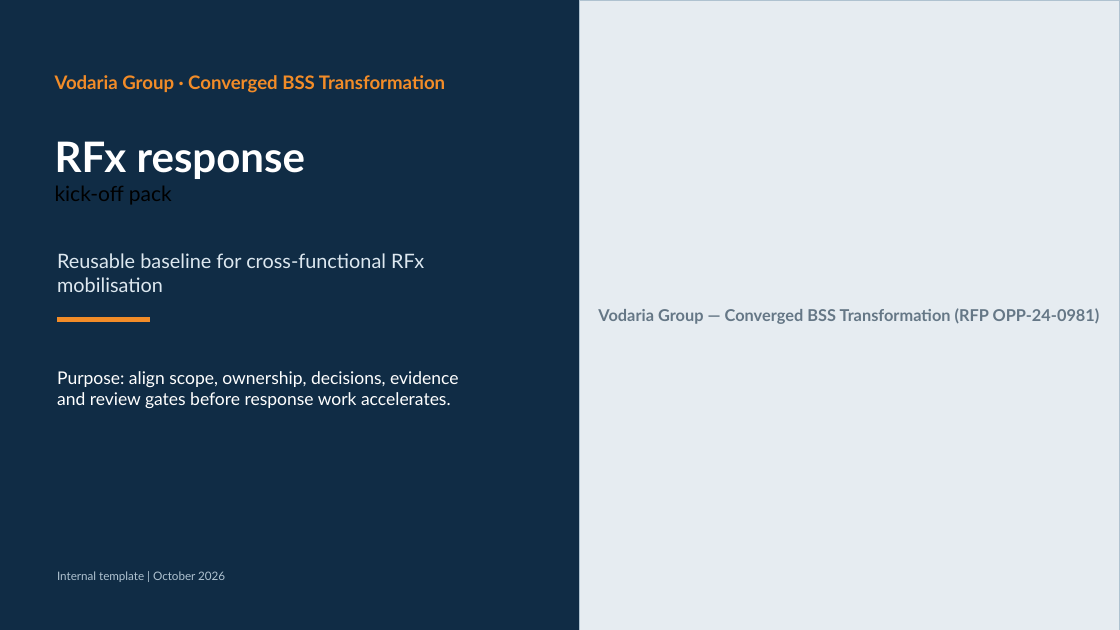
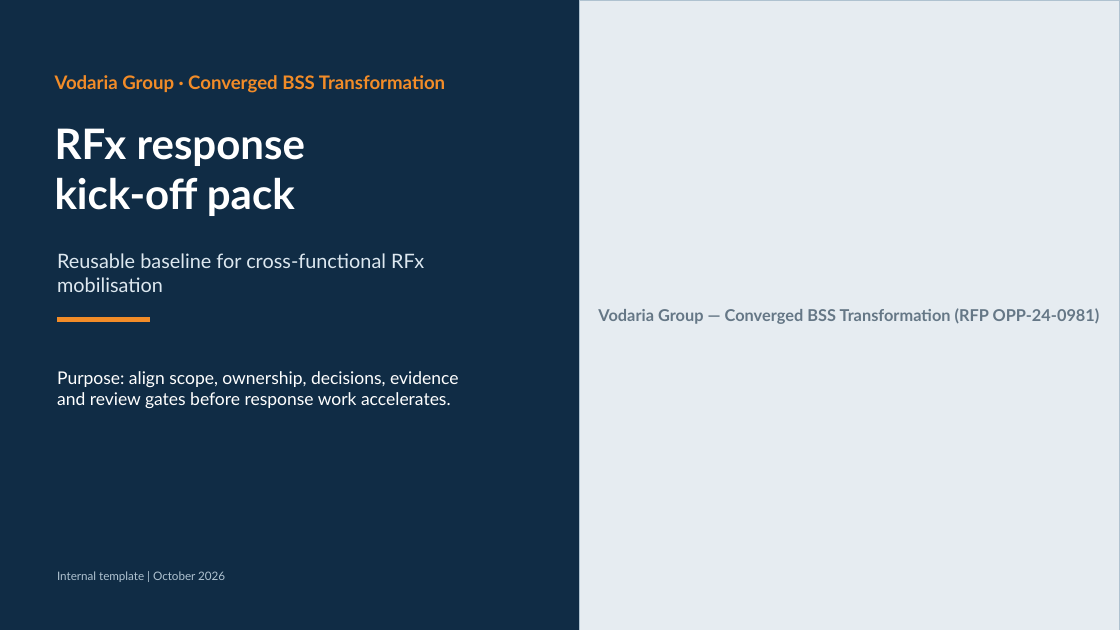
Before and after one commit to sbirchall01-creator/telco-rfp-command-center, a slide deck: slide 1 of public/downloads/Vodaria_RFx_Kickoff_Pack.pptx. Drawn at 1120x630 pixels with LibreOffice and Linux fonts; fonts in the diff are those of the drawing. Boxes give left, top, right and bottom in pixels: in the first picture for what was removed or moved away, otherwise in the second. Text is boxed around its words. In the diff, an @@ line names an element or a change of style, - is before the commit and + after.

```diff
--- a/public/downloads/Vodaria_RFx_Kickoff_Pack.pptx
+++ b/public/downloads/Vodaria_RFx_Kickoff_Pack.pptx
@@ text "RFx response kick-off pack" at bbox=[55, 128, 305, 216]: size 18 to 36 pt, text colour #000000 to #FFFFFF, bold on in "kick-off pack" @@
```
Also in this commit, not shown: 3 other slides changed, 1 other file.
